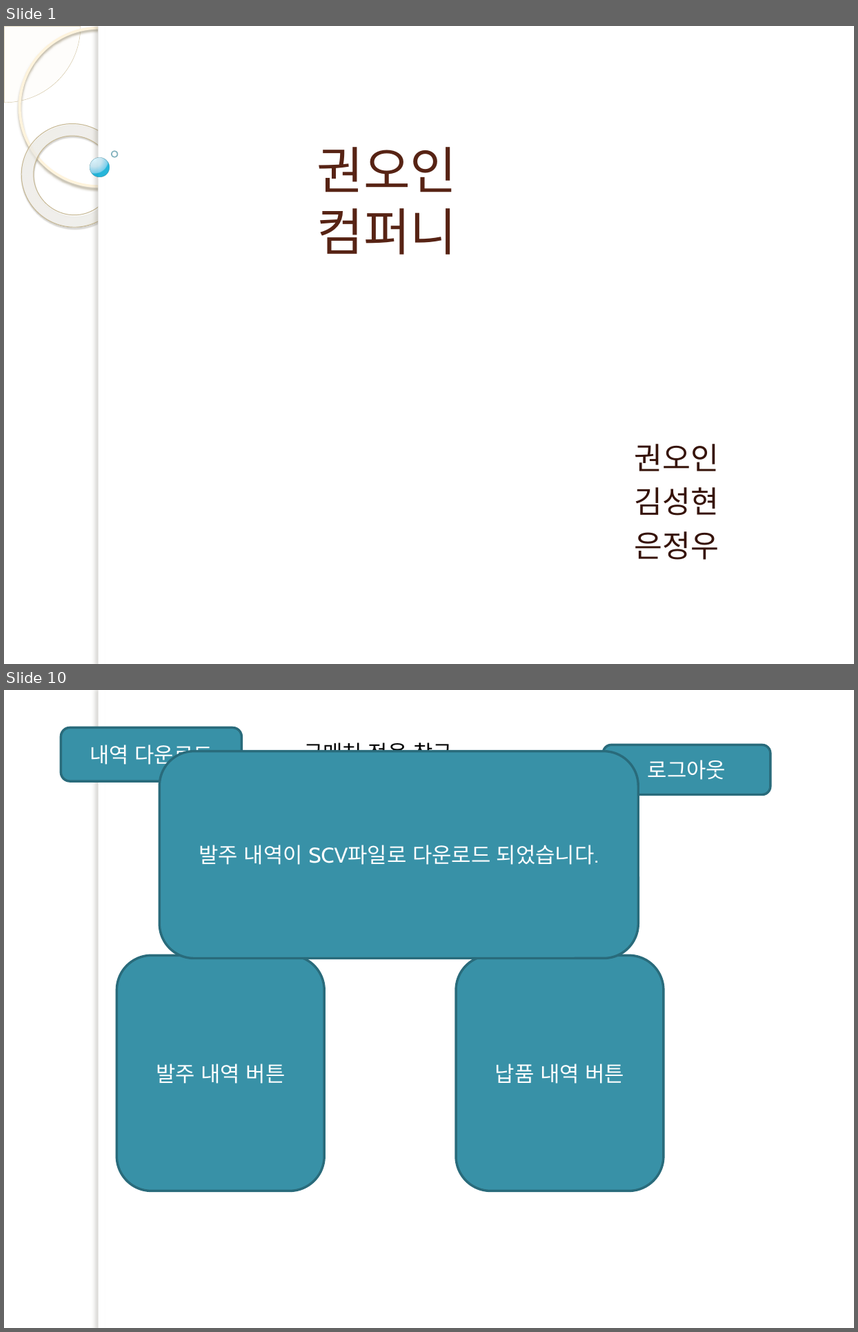
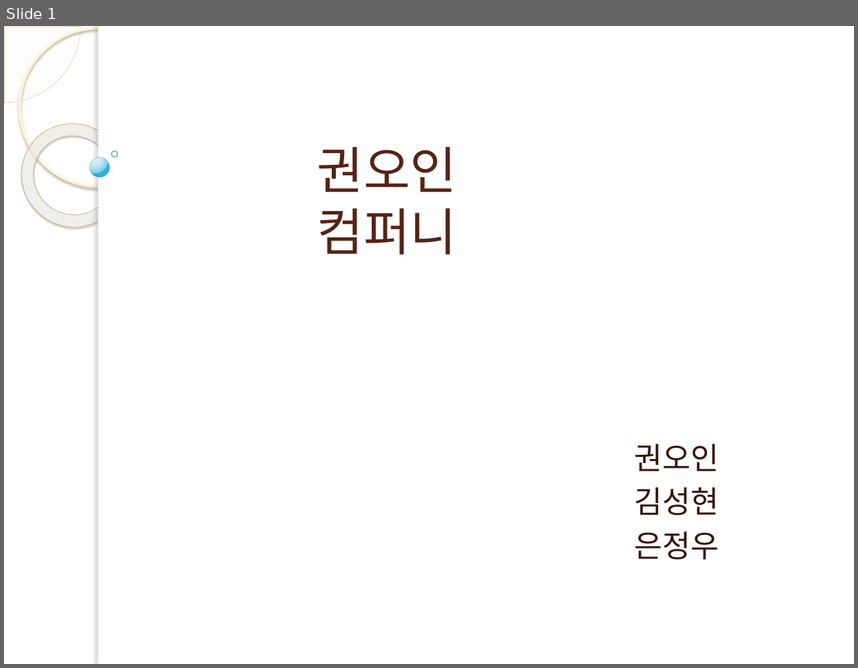
Before and after one commit to lx9203/fulfillmentBlue, a slide deck: 프레젠테이션1.pptx. Shown one above the other, each under a label of ours: slides 1 and 10 before the commit, slide 1 after it; the slides between them are not shown. The pictures are 858x1332 and 858x668 pixels, drawn with LibreOffice and Linux fonts; fonts in the diff are those of the drawing; background and template pictures are left out. Boxes give left, top, right and bottom in pixels: in the first picture for what was removed or moved away, otherwise in the second. Text is boxed around its words. In the diff, an @@ line names an element or a change of style, - is before the commit and + after.

```diff
--- a/프레젠테이션1.pptx
+++ b/프레젠테이션1.pptx
@@ slide 10 removed at (x1=4, y1=690, x2=854, y2=1328), background picture (left out); not listed: 1 template element that a slide beside it also shows @@
@@ rounded rectangle removed at (x1=61, y1=727, x2=242, y2=781) @@
-내역 다운로드
@@ rounded rectangle removed at (x1=159, y1=751, x2=638, y2=958) @@
-발주 내역이 SCV파일로 다운로드 되었습니다.
@@ text removed at (x1=303, y1=738, x2=452, y2=752) @@
-구매처 전용 창구
@@ rounded rectangle removed at (x1=604, y1=745, x2=771, y2=795) @@
-로그아웃
@@ rounded rectangle removed at (x1=117, y1=955, x2=324, y2=1191) @@
-발주 내역 버튼
@@ rounded rectangle removed at (x1=456, y1=955, x2=664, y2=1191) @@
-납품 내역 버튼
```
Also in this commit, not shown: 10 slides changed, 1 slide added, 1 other slide removed.
